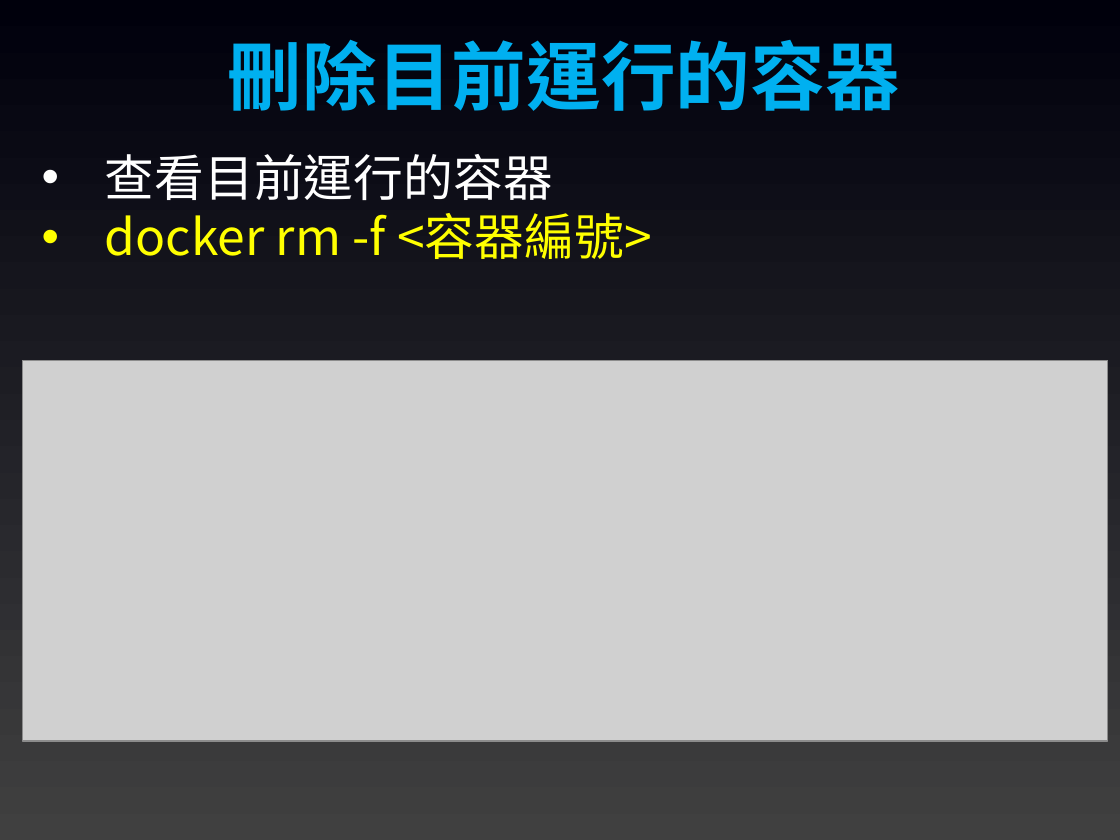
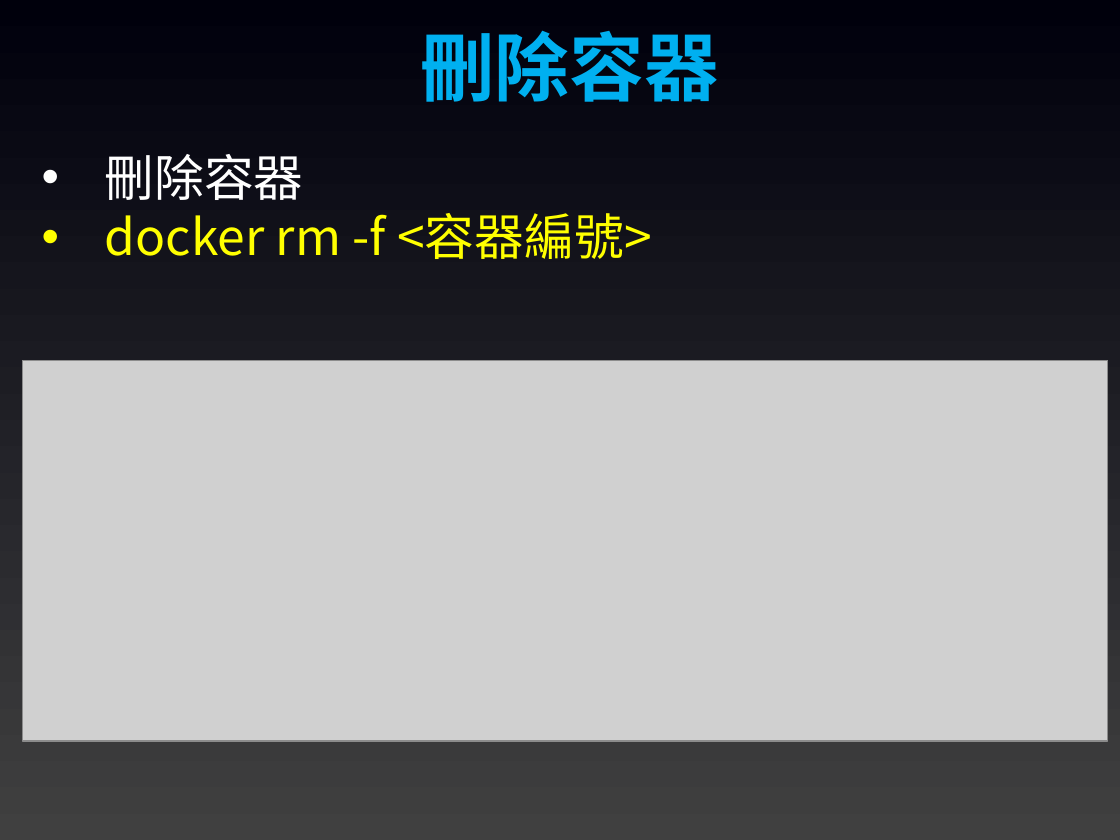
Before and after one commit to shao1002/sculinebot2025, a slide deck: slide 36 of Slides/03. 主流系統佈署方式(Docker).pptx. Drawn at 1120x840 pixels with LibreOffice and Linux fonts; fonts in the diff are those of the drawing; grey boxes stand for pictures. Boxes give left, top, right and bottom in pixels: in the first picture for what was removed or moved away, otherwise in the second. Text is boxed around its words. In the diff, an @@ line names an element or a change of style, - is before the commit and + after.

```diff
--- a/Slides/03. 主流系統佈署方式(Docker).pptx
+++ b/Slides/03. 主流系統佈署方式(Docker).pptx
@@ text at (420,31,719,102): text changed @@
-刪除目前運行的容器
+刪除容器
@@ text at (105,154,304,200): text changed @@
-• 查看目前運行的容器
+• 刪除容器
```
Also in this commit, not shown: 8 other slides changed.
